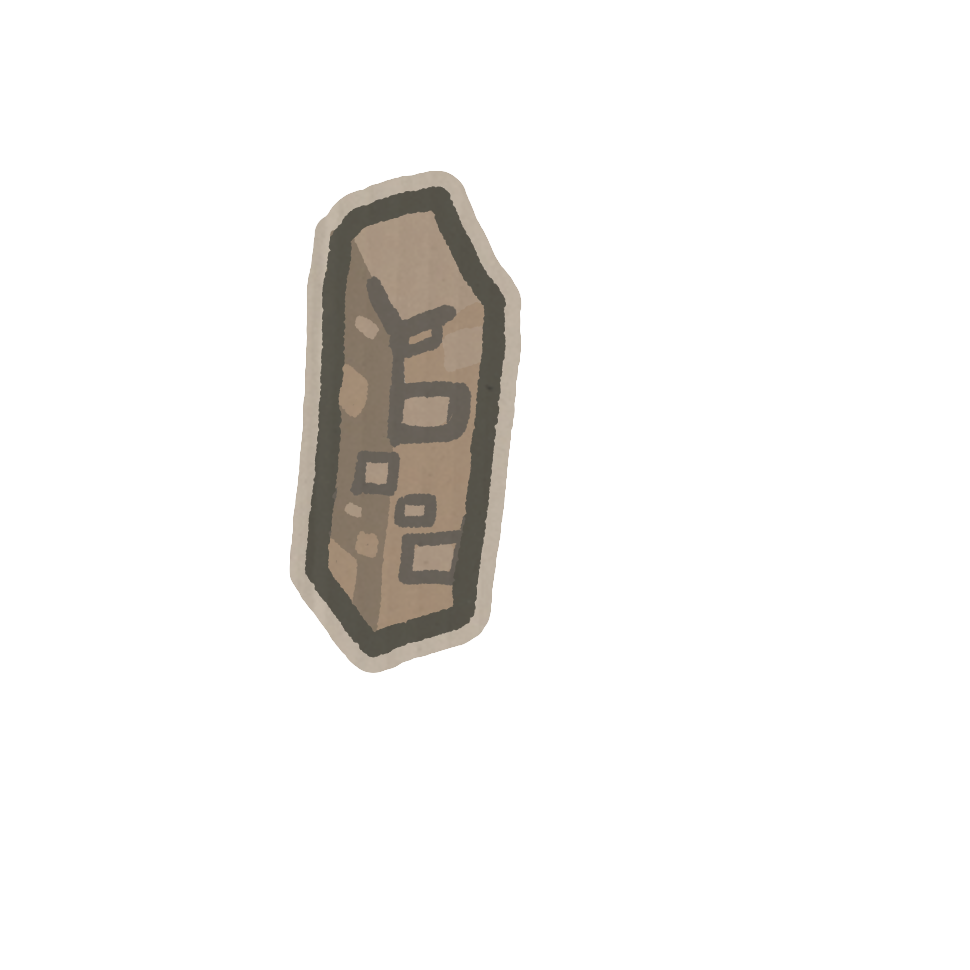
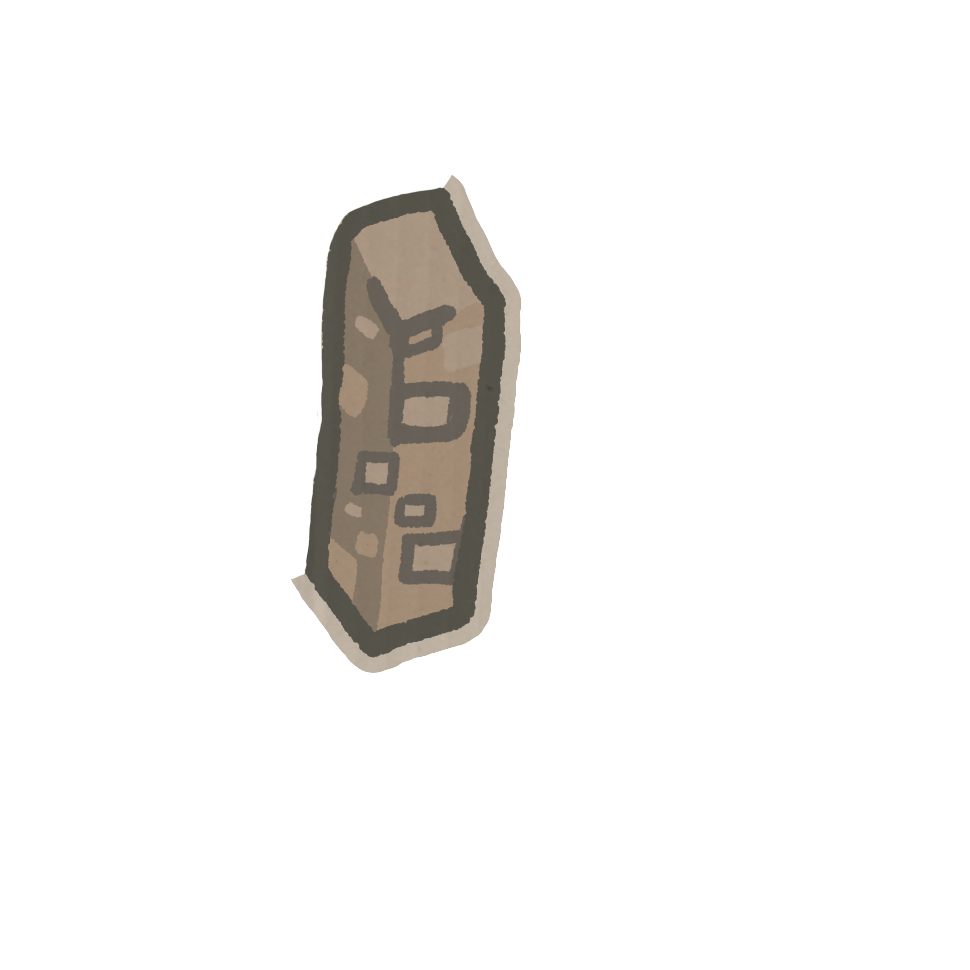
Two versions of the same layered image (970×970). Layer-by-layer changes:
pixels changed over [289, 171, 452, 580] (layer not identified)
